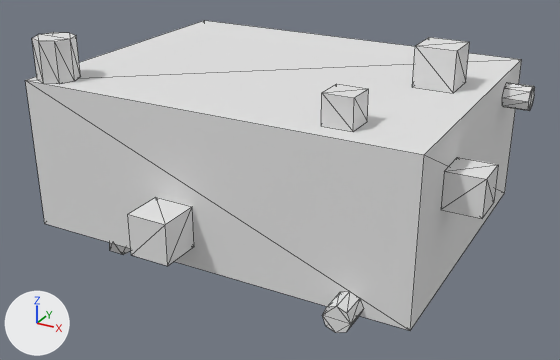
Renders of the glTF model public/Objects/object05_low.glb from each side of a commit.
Both versions are drawn from a 50 mm camera at (2.36, -4.35, 1.88) aimed at (0.05, -0.16, -0.21). Every picture has the same lights, and +X, +Y and +Z are marked at lower left. The first picture is the older version. Mesh edges are drawn as thin lines. Vertices at exactly the same position are counted once.

In view in the first picture: 'object05_low'.
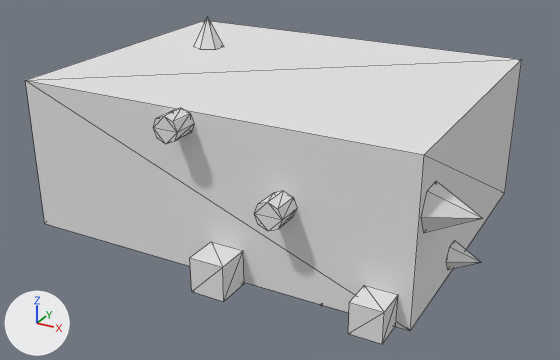
Location of each change, [x1, y1, x2, y2] in pixels of the pictures (560 x 360 px; the box of a moved part takes in the faces that stretch with it):
'object05_low', reshaped: before [25, 20, 535, 333]; after [25, 17, 522, 344]
part 1 of me_cube_039, added: after [421, 181, 482, 233]
part 2 of me_cube_039, moved or reshaped: before [322, 291, 363, 333]; after [153, 108, 194, 144]
part 3 of me_cube_039, added: after [190, 242, 244, 301]
part 4 of me_cube_039, moved or reshaped (not visible afterwards): before [128, 197, 194, 266]
part 5 of me_cube_039, moved or reshaped (not visible afterwards): before [32, 32, 80, 84]
part 6 of me_cube_039, moved or reshaped: before [321, 84, 369, 132]; after [348, 285, 398, 344]
part 7 of me_cube_039, added: after [194, 17, 224, 50]
part 8 of me_cube_039, added: after [446, 240, 480, 270]
part 9 of me_cube_039, added: after [254, 191, 297, 231]
part 10 of me_cube_039, deleted: before [502, 82, 535, 111]
part 11 of me_cube_039, deleted (mostly hidden): before [109, 242, 131, 255]
part 12 of me_cube_039, deleted: before [412, 37, 470, 93]
part 13 of me_cube_039, deleted: before [441, 157, 498, 218]

The edits, one by one:
me_cube_039 is used by ob_object05_low; location (0.0, 0.0, 0.0).
me_cube_039 had 100 vertices, 164 faces and spanned x -1.3..1.52, y -1.26..1.0, z -0.7..0.76.
me_cube_039 now has 132 vertices, 212 faces and spans x -1.3..1.57, y -1.22..1.26, z -0.73..0.72.
me_cube_039 part 1: a new loose piece, a 6-sided cone pointing to +x spanning x 1.3..1.57, y -0.97..-0.7, z 0.04..0.28, in mat_mat_object05_low (white #e5e5e5).
me_cube_039 part 2: the loose piece of 16 vertices spanning x 0.86..1.03, y -1.17..-1.0, z -0.53..-0.36 is moved by (-1.06, 0.0, 0.87).
me_cube_039 part 3: a new loose piece, a box spanning x 0.05..0.27, y -1.22..-1.0, z -0.51..-0.29, in mat_mat_object05_low (white #e5e5e5).
me_cube_039 part 4: the loose piece of 8 vertices spanning x -0.34..-0.07, y -1.26..-1.0, z -0.35..-0.09 is turned -180 degrees about the x axis through its middle and scaled by 0.771, then moved by (-0.19, 2.23, -0.21).
me_cube_039 part 5: the loose piece of 16 vertices spanning x -1.28..-1.02, y -1.0..-0.73, z 0.5..0.76 is turned -90 degrees about the x axis through its middle and scaled by 0.913, then moved by (2.01, 1.99, -0.43).
me_cube_039 part 6: the loose piece of 8 vertices spanning x 0.69..0.87, y -0.87..-0.69, z 0.5..0.68 is turned 90 degrees about the x axis through its middle and scaled by 1.05, then moved by (0.34, -0.31, -0.99).
me_cube_039 part 7: a new loose piece, a 6-sided cone pointing to +z spanning x -0.87..-0.68, y 0.16..0.38, z 0.5..0.72, in mat_mat_object05_low (white #e5e5e5).
me_cube_039 part 8: a new loose piece, a 6-sided cone pointing to +x spanning x 1.3..1.48, y -0.42..-0.24, z -0.45..-0.29, in mat_mat_object05_low (white #e5e5e5).
me_cube_039 part 9: a new loose piece, an 8-sided cylinder along y spanning x 0.45..0.62, y -1.17..-1.0, z -0.02..0.15, in mat_mat_object05_low (white #e5e5e5).
me_cube_039 part 10: the loose piece of 16 vertices spanning x 1.3..1.47, y 0.53..0.7, z 0.27..0.44 is deleted.
me_cube_039 part 11: the loose piece of 12 vertices spanning x -0.89..-0.72, y -0.9..-0.72, z -0.7..-0.5 is deleted.
me_cube_039 part 12: the loose piece of 8 vertices spanning x 0.87..1.12, y 0.03..0.28, z 0.5..0.75 is deleted.
me_cube_039 part 13: the loose piece of 8 vertices spanning x 1.3..1.52, y -0.64..-0.41, z 0.06..0.28 is deleted.
Other edits to the shape of me_cube_039 do not show in these pictures.
